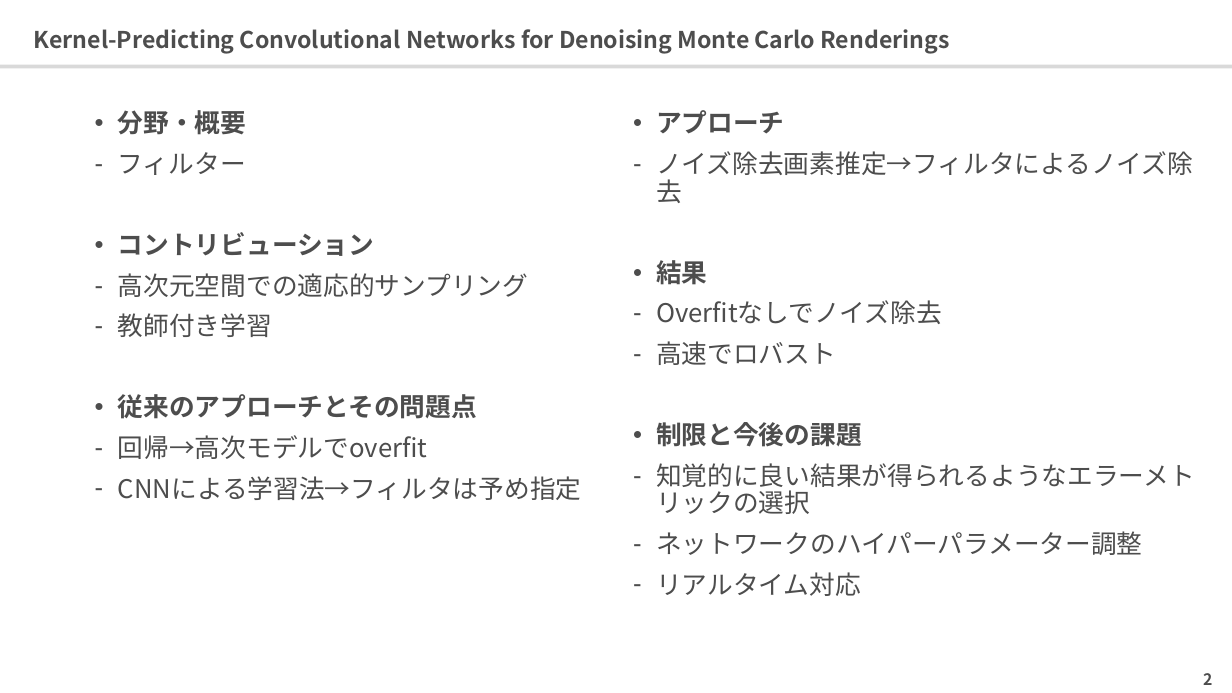
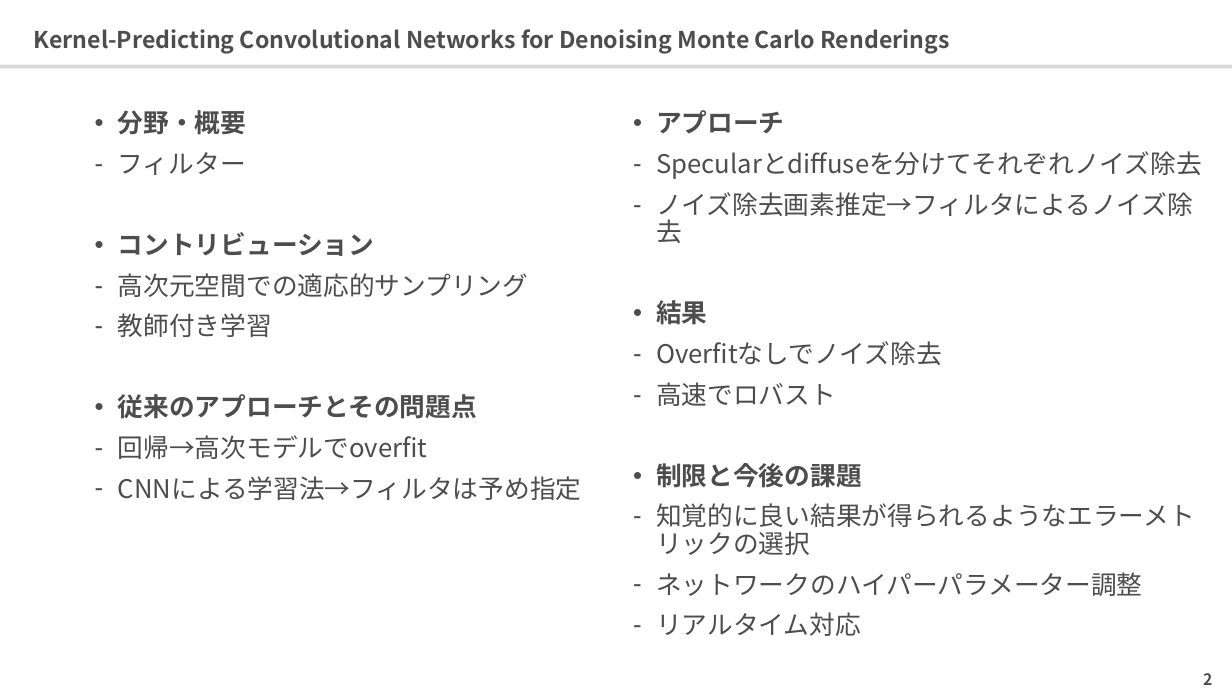
Before and after one commit to 0V/survey-paper-rendering, a slide deck: slide 3 of ppts/filter/Kernel-Predicting Convolutional Networks for Denoising.pptx. Drawn at 1232x693 pixels with LibreOffice and Linux fonts; fonts in the diff are those of the drawing. Boxes give left, top, right and bottom in pixels: in the first picture for what was removed or moved away, otherwise in the second. Text is boxed around its words. In the diff, an @@ line names an element or a change of style, - is before the commit and + after.

```diff
--- a/ppts/filter/Kernel-Predicting Convolutional Networks for Denoising.pptx
+++ b/ppts/filter/Kernel-Predicting Convolutional Networks for Denoising.pptx
@@ text at (656,151,1202,179): paragraph added @@
+– Specularとdiffuseを分けてそれぞれノイズ除去
```
Also in this commit, not shown: 3 other files.
